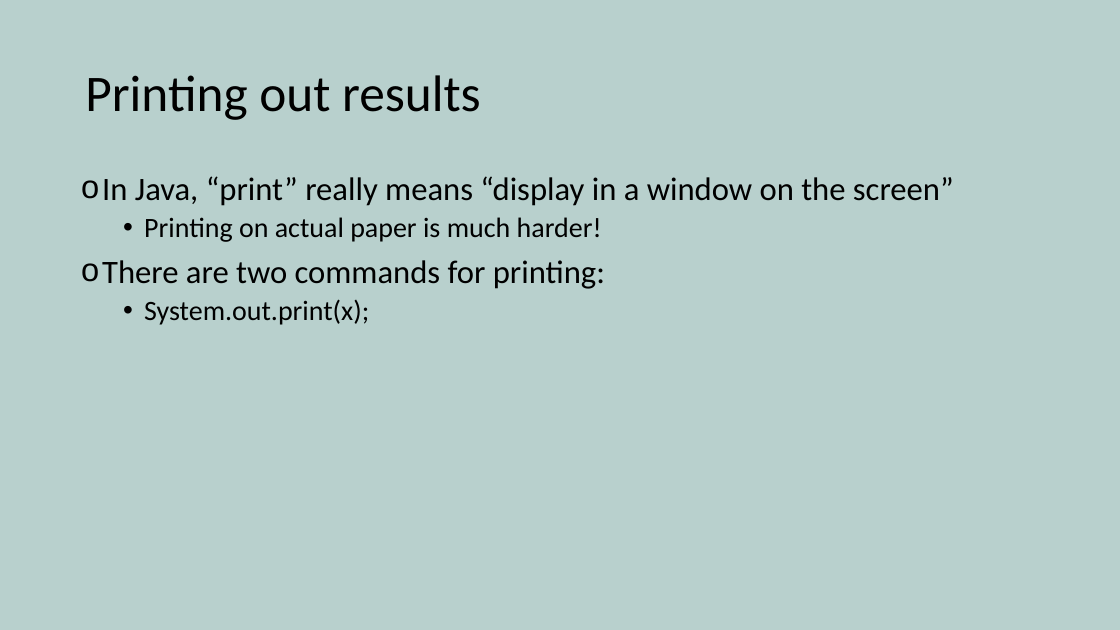
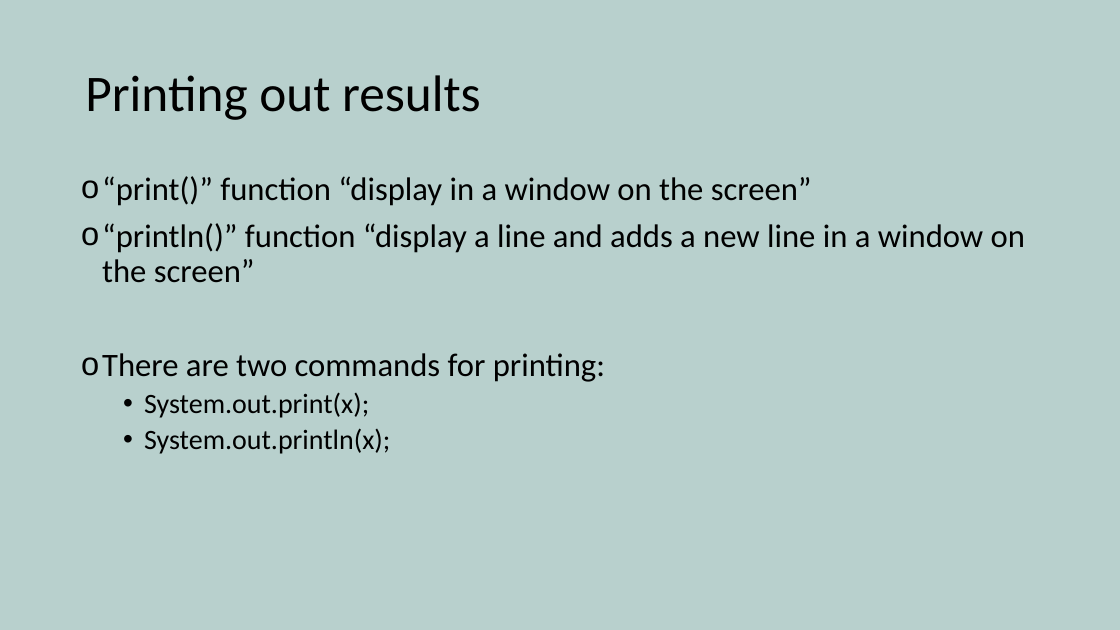
Before and after one commit to yetanothermasterylearning/Core-Java, a slide deck: slide 20 of 03. Programming Basics/Presentation/Data types and Operators.pptx. Drawn at 1120x630 pixels with LibreOffice and Linux fonts; fonts in the diff are those of the drawing. Boxes give left, top, right and bottom in pixels: in the first picture for what was removed or moved away, otherwise in the second. Text is boxed around its words. In the diff, an @@ line names an element or a change of style, - is before the commit and + after.

```diff
--- a/03. Programming Basics/Presentation/Data types and Operators.pptx
+++ b/03. Programming Basics/Presentation/Data types and Operators.pptx
@@ text at bbox=[102, 176, 1025, 283]: text changed @@
-o In Java, “print” really means “display in a window on the screen”
-  • Printing on actual paper is much harder!
+o “print()” function “display in a window on the screen”
+o “println()” function “display a line and adds a new line in a window on the screen”
@@ text at bbox=[144, 428, 390, 454]: paragraph added @@
+  • System.out.println(x);
```
Also in this commit, not shown: 7 other slides changed, 2 slides removed, 4 other files.
